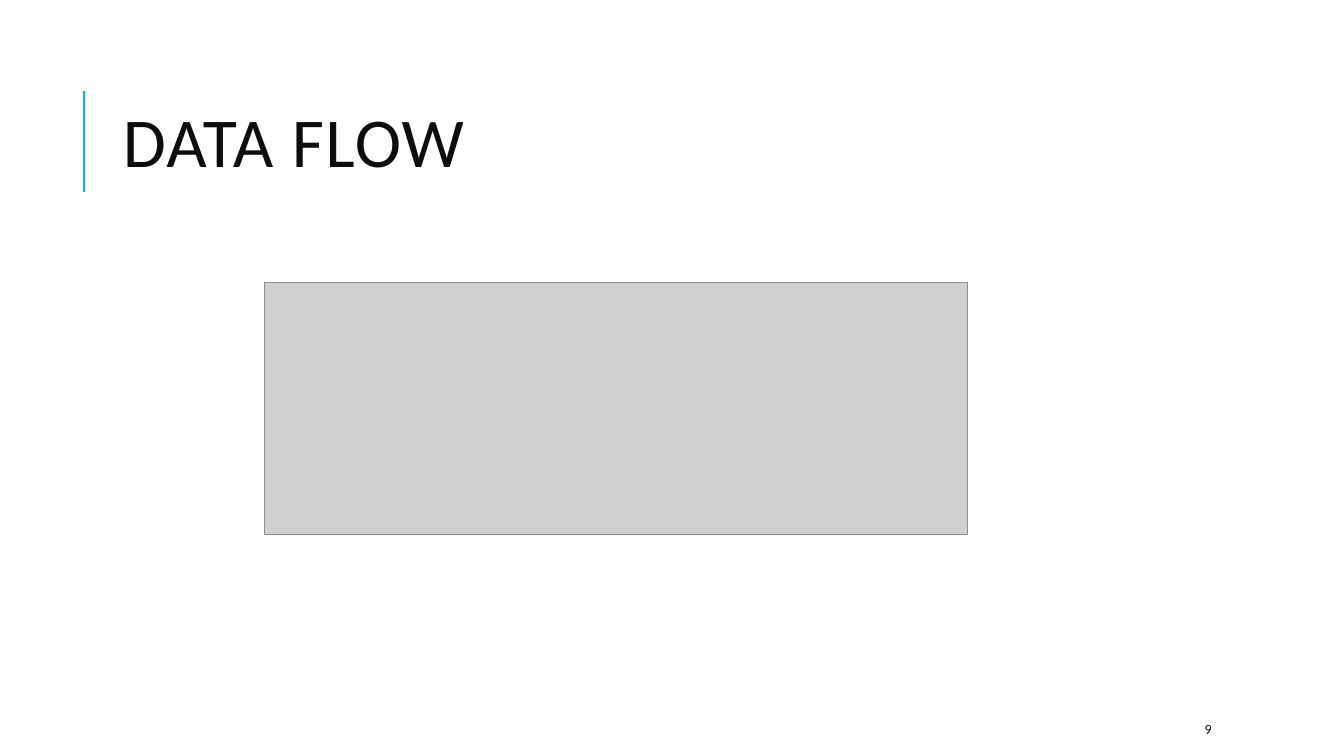
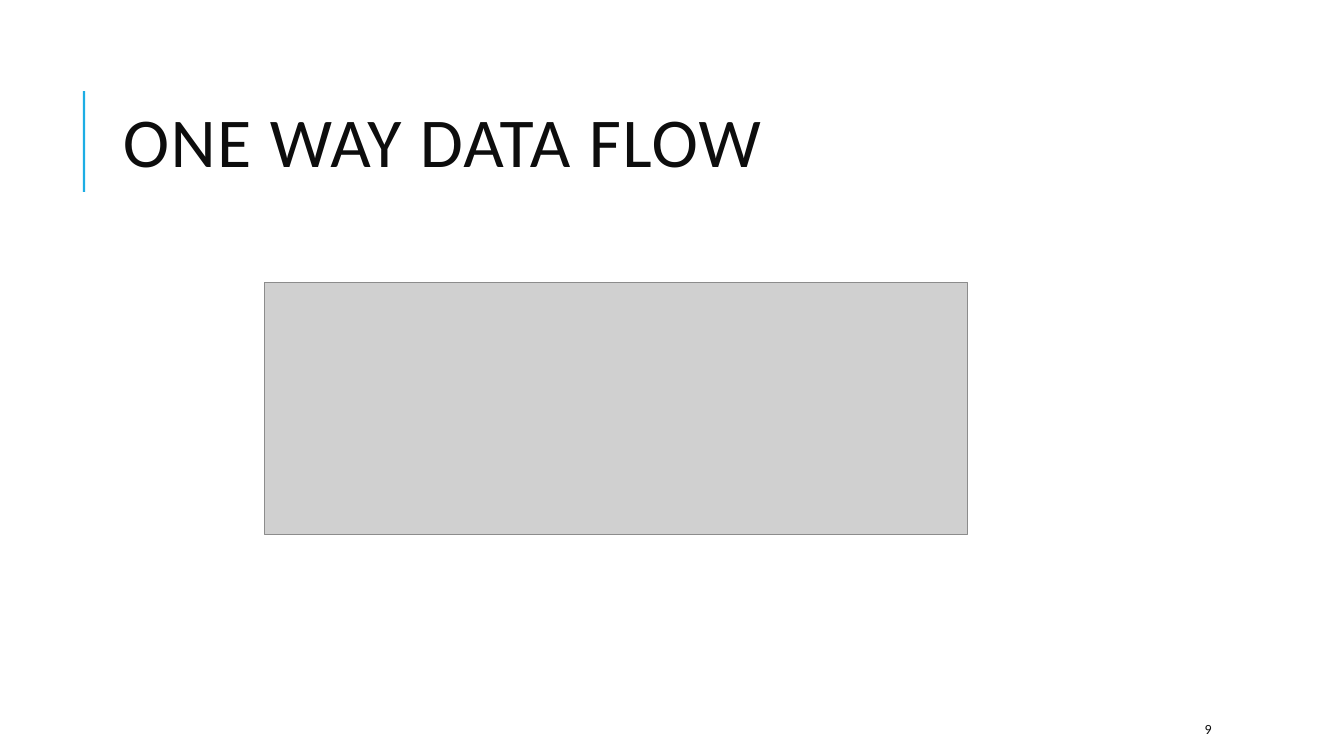
Before and after one commit to Sakai-san/powercoders, a slide deck: slide 9 of reactWorkshop.odp. Drawn at 1344x756 pixels with LibreOffice and Linux fonts; fonts in the diff are those of the drawing; grey boxes stand for pictures. Boxes give left, top, right and bottom in pixels: in the first picture for what was removed or moved away, otherwise in the second. Text is boxed around its words. In the diff, an @@ line names an element or a change of style, - is before the commit and + after.

Commit message:
Update slides.

```diff
--- a/reactWorkshop.odp
+++ b/reactWorkshop.odp
@@ title at (x1=123, y1=121, x2=761, y2=168): text changed @@
-DATA FLOW
+ONE WAY DATA FLOW
```
Also in this commit, not shown: 3 other slides changed, 1 slide added.
